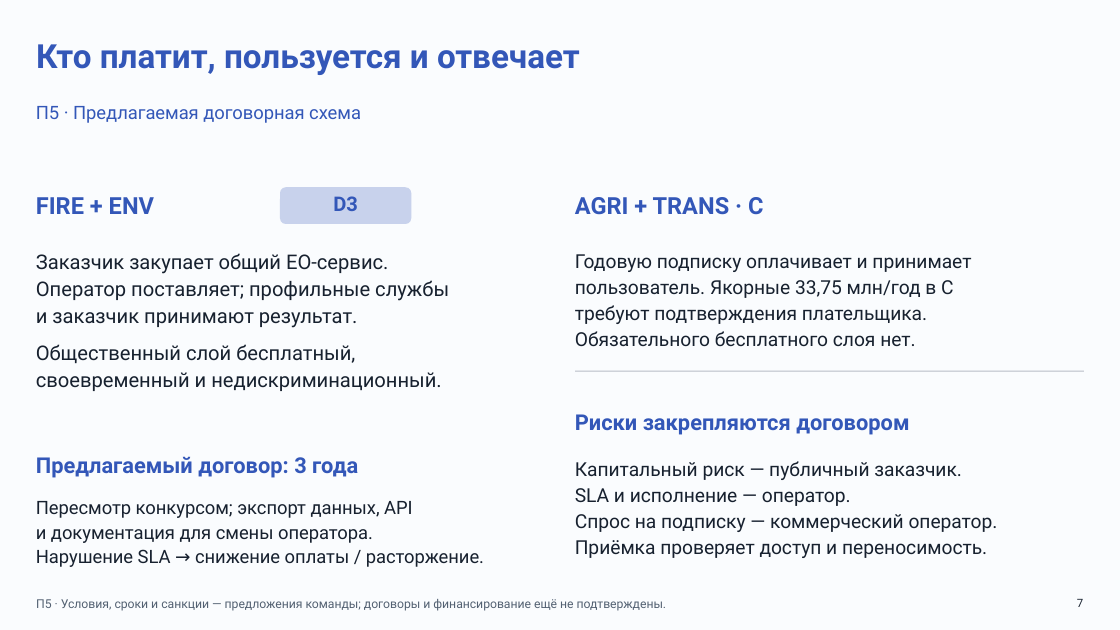
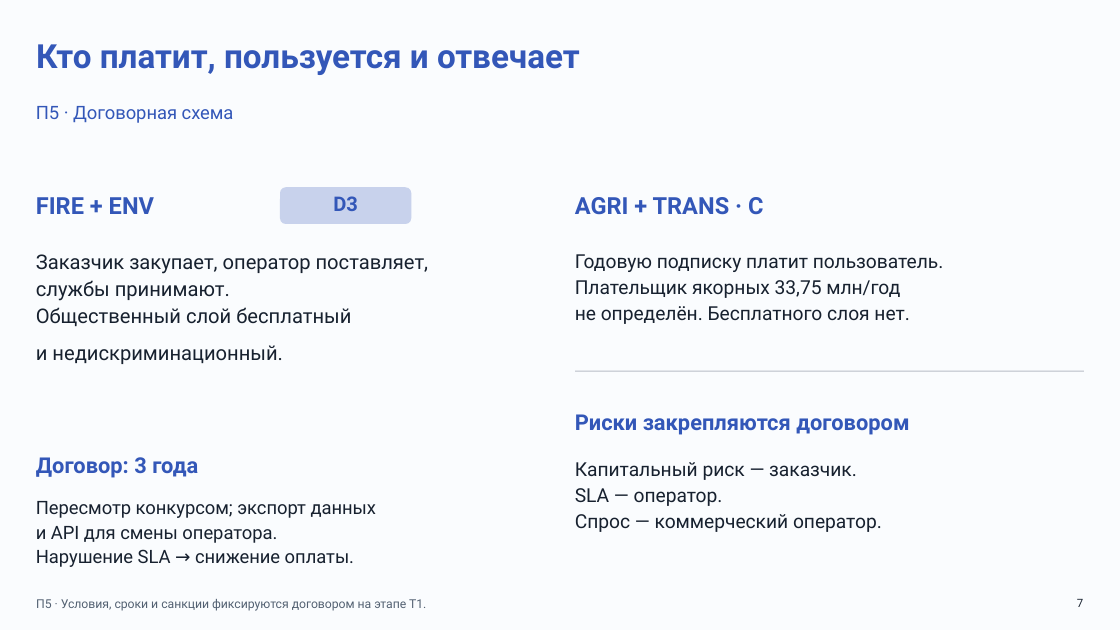
Before and after one commit to Mihail239239/Clodex_Cosmoton, a slide deck: slide 7 of presentation.pptx. Drawn at 1120x630 pixels with LibreOffice and Linux fonts; fonts in the diff are those of the drawing. Boxes give left, top, right and bottom in pixels: in the first picture for what was removed or moved away, otherwise in the second. Text is boxed around its words. In the diff, an @@ line names an element or a change of style, - is before the commit and + after.

```diff
--- a/presentation.pptx
+++ b/presentation.pptx
@@ text at box(36, 106, 234, 123): text changed @@
-П5 · Предлагаемая договорная схема
+П5 · Договорная схема
@@ text at box(36, 254, 429, 364): text changed @@
-Заказчик закупает общий EO-сервис.
-Оператор поставляет; профильные службы
-и заказчик принимают результат.
-Общественный слой бесплатный,
-своевременный и недискриминационный.
+Заказчик закупает, оператор поставляет,
+службы принимают.
+Общественный слой бесплатный
+и недискриминационный.
@@ text at box(575, 254, 943, 324): text changed @@
-Годовую подписку оплачивает и принимает
-пользователь. Якорные 33,75 млн/год в C
-требуют подтверждения плательщика.
-Обязательного бесплатного слоя нет.
+Годовую подписку платит пользователь.
+Плательщик якорных 33,75 млн/год
+не определён. Бесплатного слоя нет.
@@ text at box(36, 457, 198, 478): text changed @@
-Предлагаемый договор: 3 года
+Договор: 3 года
@@ text at box(575, 462, 882, 532): text changed @@
-Капитальный риск — публичный заказчик.
-SLA и исполнение — оператор.
-Спрос на подписку — коммерческий оператор.
-Приёмка проверяет доступ и переносимость.
+Капитальный риск — заказчик.
+SLA — оператор.
+Спрос — коммерческий оператор.
@@ text at box(36, 501, 377, 567): text changed @@
-Пересмотр конкурсом; экспорт данных, API
-и документация для смены оператора.
-Нарушение SLA → снижение оплаты / расторжение.
+Пересмотр конкурсом; экспорт данных
+и API для смены оператора.
+Нарушение SLA → снижение оплаты.
@@ text at box(36, 599, 426, 611): text changed @@
-П5 · Условия, сроки и санкции — предложения команды; договоры и финансирование ещё не подтверждены.
+П5 · Условия, сроки и санкции фиксируются договором на этапе Т1.
```
Also in this commit, not shown: 11 other slides changed, 1 other file.
